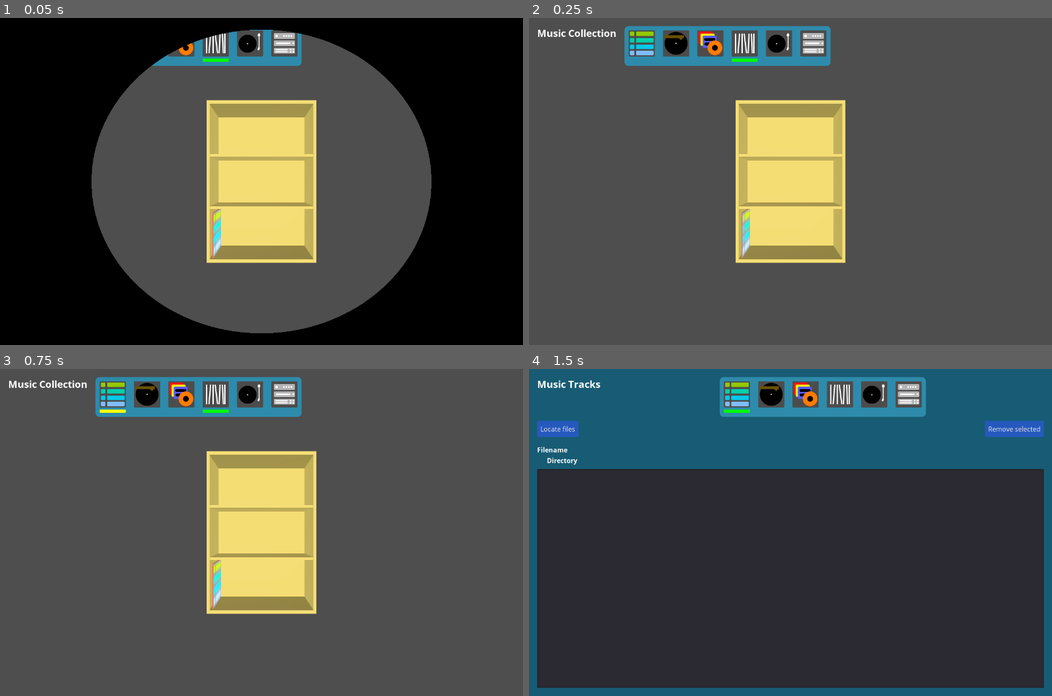
Above: before the commit, frames 1-4 (two rows, left to right).
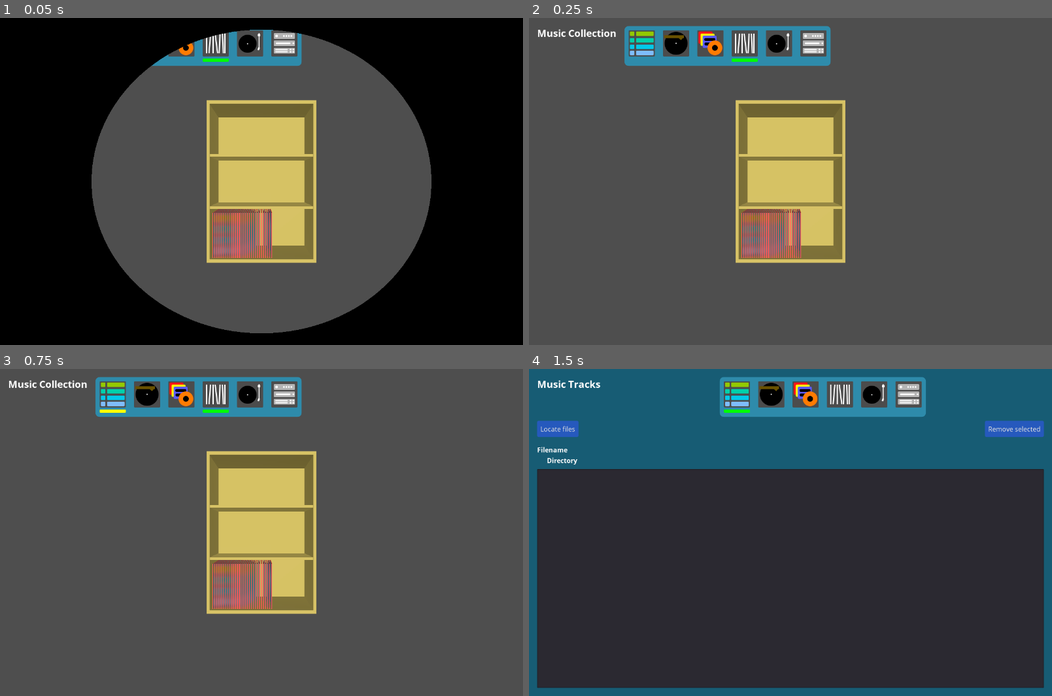
Above: after the commit, the same moments.

Repository: andrew-wilkes/vinyl
Game: Godot game, scene res://scenes/MusicLibrary.tscn
Two runs of this game, one before a commit and one after it. Both use one fixed random seed, a clock stepped at 60 frames per second and the inputs below. This scene is started directly instead of the project's main scene. The engine's default icon, where the game draws it, is replaced by a stand-in: a white triangle on a blue panel in a dark square.
Inputs (mouse positions are in pixels of both pictures, inside the frame that each line leads up to):
- Up to frame 1 (0.05 s): no input
- Up to frame 2 (0.25 s): no input
- Up to frame 3 (0.75 s): click (115, 395) at 0.5 s
- Up to frame 4 (1.5 s): tap Enter at 1.25 s; move the mouse to (905, 516) at 1.27 s; hold Right from 1.28 s (still down); tap Delete at 1.35 s; click (905, 516) at 1.42 s

The runs differ from the first frame. In frame 1, 9.8% of the frame differs, in the area x 39-61%, y 25-75%; in frame 2, 9.8%; in frame 3, 9.8%; in frame 4, nothing differs.
Error in both runs: Invalid call. Nonexistent function 'get_font_dir' in base 'Nil'. (res://classes/settings.gd:27)

Commit message:
Add sleeve scene

Diff:
--- a/src/scenes/MusicLibrary.gd
+++ b/src/scenes/MusicLibrary.gd
@@ -38,18 +38,18 @@
 		lp.get_child(0).connect("mouse_exited", self, "edge_exited", [lp])
 		lp.get_child(0).connect("input_event", self, "edge_input", [lp])
 		if mat == null:
-			mat = lp.material
-		lp.material = mat.duplicate()
-		lp.material.next_pass = mat.next_pass.duplicate()
+			mat = lp.get_active_material(0)
+		lp.set_surface_material(0, mat.duplicate())
+		lp.get_active_material(0).next_pass = mat.next_pass.duplicate()
 		pos.x += record_gap + record_thickness
 
 
 func edge_entered(item):
-	item.material.next_pass.set_shader_param("Level", 1.0)
+	item.get_active_material(0).next_pass.set_shader_param("Level", 1.0)
 
 
 func edge_exited(item):
-	item.material.next_pass.set_shader_param("Level", 0.0)
+	item.get_active_material(0).next_pass.set_shader_param("Level", 0.0)
 
 
 func edge_input(_camera, event, _position, _normal, _shape_idx, item):
--- a/src/scenes/Sleeve.tscn
+++ b/src/scenes/Sleeve.tscn
@@ -1,9 +1,14 @@
-[gd_scene load_steps=8 format=2]
+[gd_scene load_steps=10 format=2]
 
-[ext_resource path="res://assets/sleeve.obj" type="ArrayMesh" id=1]
+[ext_resource path="res://assets/highlight-shader.tres" type="Shader" id=1]
 [ext_resource path="res://scenes/Sleeve.gd" type="Script" id=2]
 [ext_resource path="res://icon.png" type="Texture" id=3]
 [ext_resource path="res://assets/tracks-button.png" type="Texture" id=4]
+[ext_resource path="res://assets/sleeve.obj" type="ArrayMesh" id=5]
+
+[sub_resource type="ShaderMaterial" id=6]
+shader = ExtResource( 1 )
+shader_param/Level = null
 
 [sub_resource type="Shader" id=4]
 code = "shader_type spatial;
@@ -25,6 +30,7 @@
 }"
 
 [sub_resource type="ShaderMaterial" id=5]
+next_pass = SubResource( 6 )
 shader = SubResource( 4 )
 shader_param/edge_color = Color( 0.945098, 0.25098, 0.25098, 1 )
 shader_param/side_a = ExtResource( 4 )
@@ -46,6 +52,8 @@
 
 [node name="DirectionalLight" type="DirectionalLight" parent="."]
 transform = Transform( -0.430831, -0.238093, 0.870458, -0.105615, 0.971242, 0.213386, -0.896231, 0, -0.443587, 1.22193, -1.49012e-08, 0 )
+visible = false
 
 [node name="DirectionalLight2" type="DirectionalLight" parent="."]
 transform = Transform( 0.517079, -0.534795, -0.668299, 0.327263, 0.844982, -0.422971, 0.790903, -2.35708e-08, 0.611941, -5.62432, 4.47035e-08, 0 )
+visible = false
Not shown: 1 places in src/scenes/Sleeve.tscn that only renumber resources
